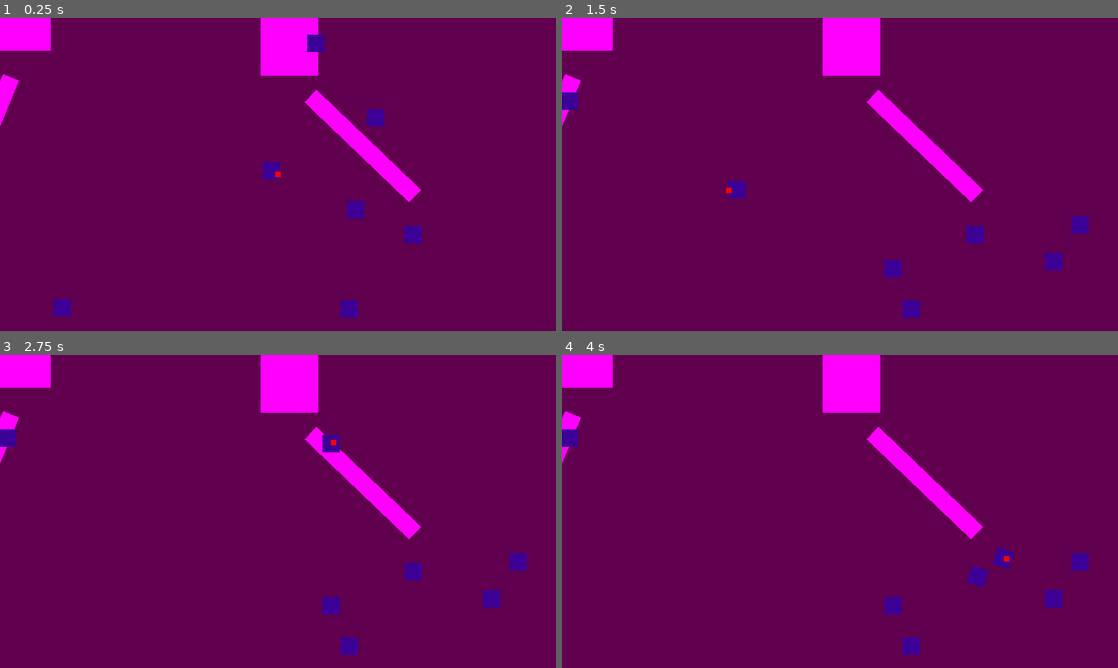
Above: before the commit, frames 1-4 (two rows, left to right).
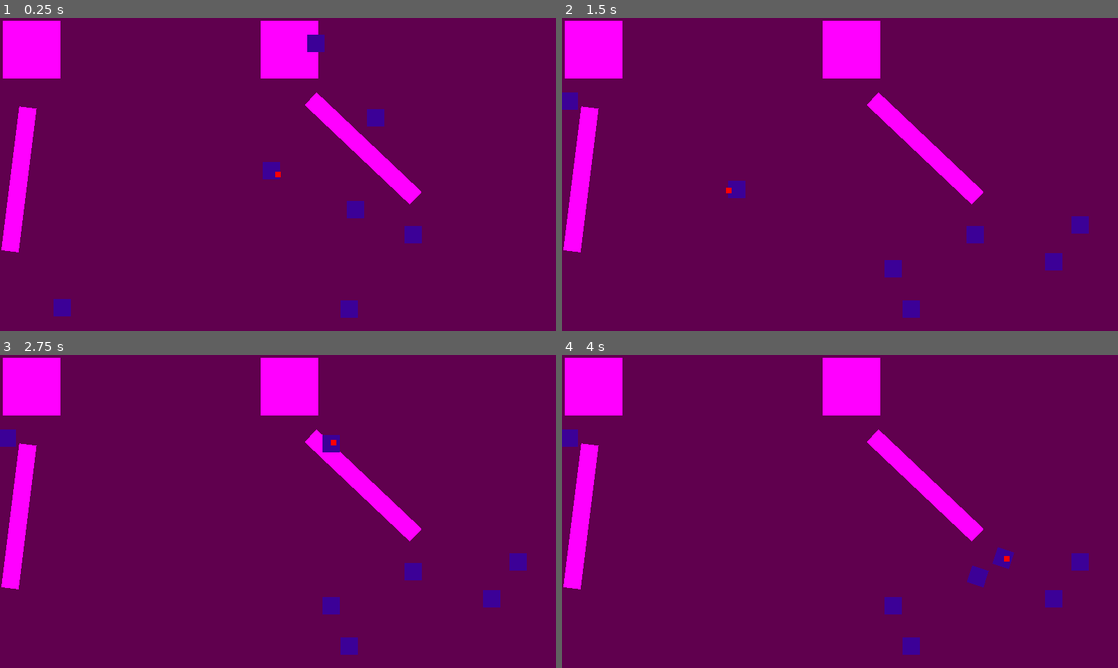
Above: after the commit, the same moments.

Repository: riioze/GameJamFevrier2024
Game: Godot game, scene res://scenes/main.tscn
The game is run twice, just before and just after one commit, with the same random seed, the same clock (stepped at 60 frames per second) and the same inputs.
Inputs (mouse positions are in pixels of both pictures, inside the frame that each line leads up to):
- Up to frame 1 (0.25 s): no input
- Up to frame 2 (1.5 s): tap Enter at 0.5 s; move the mouse to (962, 158) at 0.52 s; move the mouse to (728, 190) at 1.27 s
- Up to frame 3 (2.75 s): tap Space at 2 s; move the mouse to (333, 442) at 2.02 s
- Up to frame 4 (4 s): tap Enter at 2.75 s; move the mouse to (812, 574) at 2.77 s; tap Space at 3.5 s; move the mouse to (1006, 558) at 3.52 s

The runs differ from the first frame. In frame 1, 3.4% of the frame differs, in the area x 0-76%, y 0-75%; in frame 2, 3.3%; in frame 3, 3.3%; in frame 4, 3.3%.

Commit message:
barrier added

Diff:
--- a/project.godot
+++ b/project.godot
@@ -72,6 +72,8 @@
 [layer_names]
 
 2d_physics/layer_2="Stuff"
+2d_physics/layer_3="LeftHandBarrier"
+2d_physics/layer_4="RightHandBarrier"
 
 [rendering]
 
--- a/scenes/arms.tscn
+++ b/scenes/arms.tscn
@@ -11,9 +11,12 @@
 
 [sub_resource type="PlaceholderTexture2D" id="PlaceholderTexture2D_6sskc"]
 
+[sub_resource type="RectangleShape2D" id="RectangleShape2D_al3xv"]
+
 [node name="arms" type="Node"]
 
 [node name="LeftHandRigidBody" type="RigidBody2D" parent="."]
+collision_mask = 5
 mass = 10.0
 gravity_scale = 0.0
 script = ExtResource("1_bejtx")
@@ -26,16 +29,18 @@
 scale = Vector2(200, 200)
 texture = SubResource("PlaceholderTexture2D_ot4j1")
 
-[node name="RIghtHandRigidBody" type="RigidBody2D" parent="."]
+[node name="RightHandRigidBody" type="RigidBody2D" parent="."]
 position = Vector2(-210, 43)
+collision_mask = 9
+mass = 10.0
 gravity_scale = 0.0
 script = ExtResource("2_5ttbs")
 SPEED = 400
 
-[node name="RightHandCollisionShape" type="CollisionPolygon2D" parent="RIghtHandRigidBody"]
+[node name="RightHandCollisionShape" type="CollisionPolygon2D" parent="RightHandRigidBody"]
 polygon = PackedVector2Array(-100, -100, -100, 100, 100, 100, 100, -100)
 
-[node name="Sprite2D" type="Sprite2D" parent="RIghtHandRigidBody"]
+[node name="Sprite2D" type="Sprite2D" parent="RightHandRigidBody"]
 scale = Vector2(200, 200)
 texture = SubResource("PlaceholderTexture2D_0t5f4")
 
@@ -45,7 +50,7 @@
 HAND = NodePath("../LeftHandRigidBody")
 
 [node name="LeftHarmCollisionShape" type="CollisionPolygon2D" parent="LeftArmStaticBody"]
-polygon = PackedVector2Array(-30, 100, 30, 100, 30, 600, -30, 600)
+polygon = PackedVector2Array(-30, 120, 30, 120, 30, 600, -30, 600)
 
 [node name="Sprite2D" type="Sprite2D" parent="LeftArmStaticBody"]
 position = Vector2(0, 350)
@@ -55,12 +60,37 @@
 [node name="RightArmStaticBody" type="StaticBody2D" parent="." node_paths=PackedStringArray("HAND")]
 position = Vector2(200, -20)
 script = ExtResource("4_di48s")
-HAND = NodePath("../RIghtHandRigidBody")
+HAND = NodePath("../RightHandRigidBody")
 
 [node name="RightHarmCollisionShape" type="CollisionPolygon2D" parent="RightArmStaticBody"]
-polygon = PackedVector2Array(-30, 100, 30, 100, 30, 600, -30, 600)
+polygon = PackedVector2Array(-30, 120, 30, 120, 30, 600, -30, 600)
 
 [node name="Sprite2D" type="Sprite2D" parent="RightArmStaticBody"]
 position = Vector2(0, 350)
 scale = Vector2(60, 500)
 texture = SubResource("PlaceholderTexture2D_6sskc")
+
+[node name="BoxArround" type="StaticBody2D" parent="."]
+
+[node name="CollisionShape2D" type="CollisionPolygon2D" parent="BoxArround"]
+polygon = PackedVector2Array(10, 0, 1920, 0, 1920, 1080, 0, 1080, 0, 0, 9, 0, 9, 1070, 1910, 1070, 1910, 10, 10, 10)
+
+[node name="RightHandBarrier" type="StaticBody2D" parent="."]
+collision_layer = 8
+collision_mask = 0
+
+[node name="CollisionShape2D" type="CollisionShape2D" parent="RightHandBarrier"]
+position = Vector2(800, 0)
+scale = Vector2(1e-05, 1080)
+shape = SubResource("RectangleShape2D_al3xv")
+one_way_collision_margin = 37.0
+
+[node name="LeftHandBarrier" type="StaticBody2D" parent="."]
+collision_layer = 4
+collision_mask = 0
+
+[node name="CollisionShape2D" type="CollisionShape2D" parent="LeftHandBarrier"]
+position = Vector2(1120, 0)
+scale = Vector2(1e-05, 1080)
+shape = SubResource("RectangleShape2D_al3xv")
+one_way_collision_margin = 37.0
--- a/scripts/arms/LeftArmStaticBody.gd
+++ b/scripts/arms/LeftArmStaticBody.gd
@@ -13,6 +13,6 @@
 func _process(delta):
 	position = Vector2(HAND.position.x,HAND.position.y+100)
 
-	var angle : float = ((HAND.position.x+1000)/1080)*(PI/8)
+	var angle : float =position.direction_to(Vector2(0,1080)).angle()-PI/2
 
 	rotation = angle
--- a/scripts/arms/RightHandRigidBody.gd
+++ b/scripts/arms/RightHandRigidBody.gd
@@ -13,6 +13,7 @@
 func _process(delta):
 	pass
 
+
 func _integrate_forces(state):
 	rotation_degrees = 0
 
Not shown: 1 places in scenes/arms.tscn that only renumber resources
